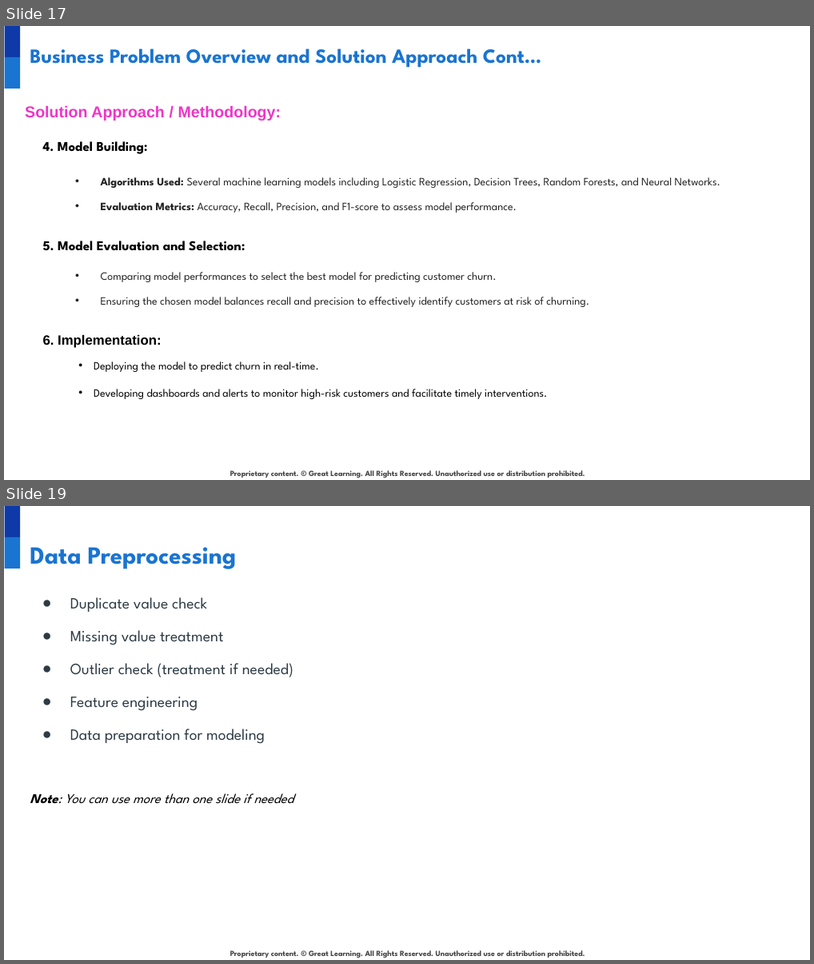
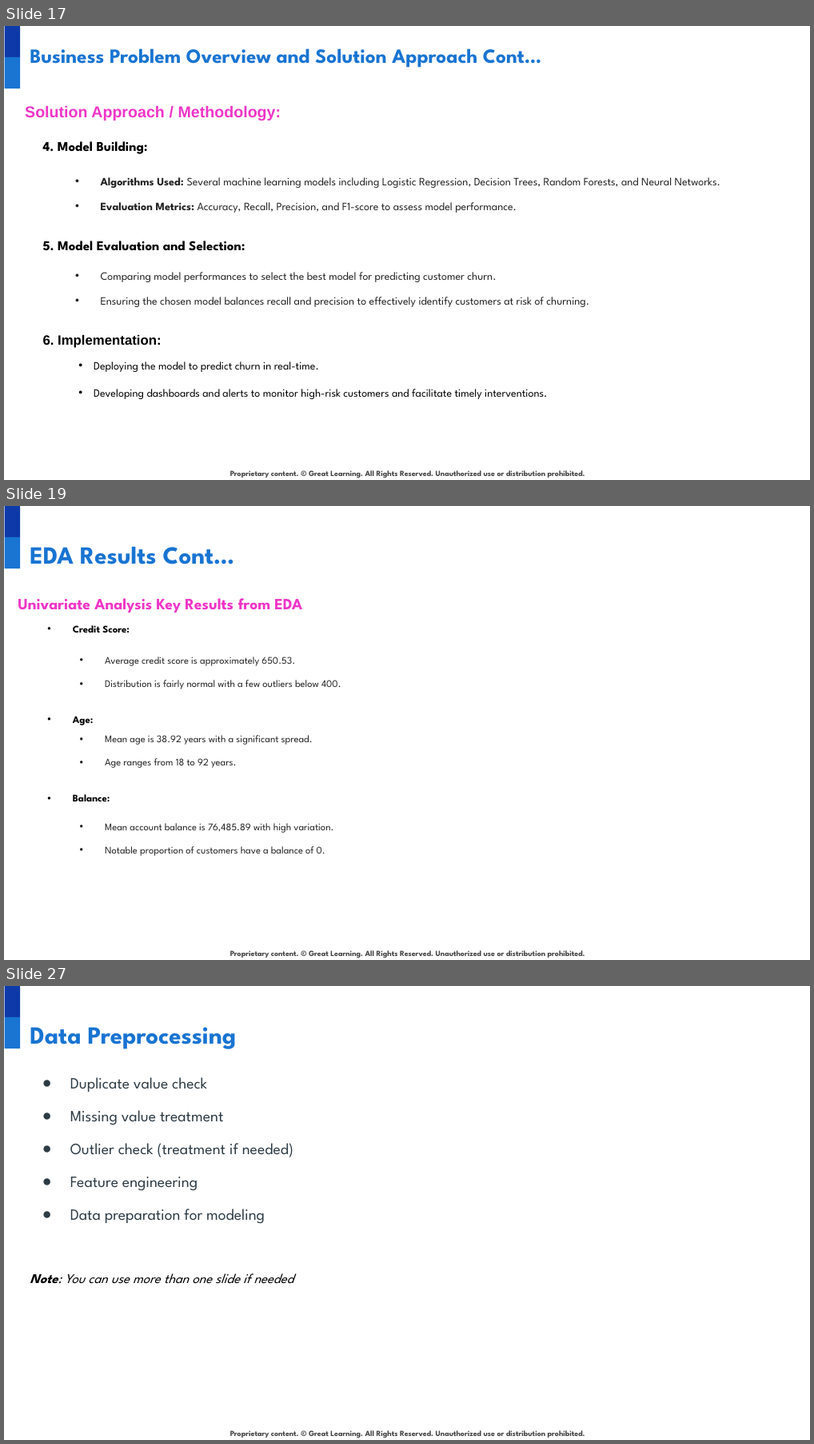
Before and after one commit to developer20sujeet/Python_For_AIML_DataScience, a slide deck: GreatLearningProject/NLP/1.Bank Churn Prediction/INN_Project_PresentationTemplate.pptx. Shown one above the other, each under a label of ours: slides 17 and 19 before the commit, slides 17, 19 and 27 after it; the slides between them are not shown. The pictures are 814x964 and 814x1444 pixels, drawn with LibreOffice and Linux fonts; fonts in the diff are those of the drawing; background and template pictures are left out. Boxes give left, top, right and bottom in pixels: in the first picture for what was removed or moved away, otherwise in the second. Text is boxed around its words. In the diff, an @@ line names an element or a change of style, - is before the commit and + after.

```diff
--- a/GreatLearningProject/NLP/1.Bank Churn Prediction/INN_Project_PresentationTemplate.pptx
+++ b/GreatLearningProject/NLP/1.Bank Churn Prediction/INN_Project_PresentationTemplate.pptx
@@ slide 19 added at (x1=4, y1=506, x2=810, y2=960), background #FFFFFF; not listed: 3 template elements that a slide beside it also shows @@
@@ title added at (x1=30, y1=546, x2=234, y2=564), 22 pt, text #1974D2, bold @@
+EDA Results Cont…
@@ text added at (x1=18, y1=598, x2=302, y2=612), 14 pt, text #EF35C7, bold @@
+Univariate Analysis Key Results from EDA
@@ text added at (x1=73, y1=625, x2=130, y2=632), 9 pt, text #000000, bold @@
+• Credit Score:
@@ text added at (x1=105, y1=656, x2=342, y2=689), 9 pt, text #222222 @@
+• Average credit score is approximately 650.53.
+• Distribution is fairly normal with a few outliers below 400.
@@ text added at (x1=73, y1=716, x2=93, y2=725), 9 pt, text #000000, bold @@
+• Age:
@@ text added at (x1=105, y1=735, x2=313, y2=768), 9 pt, text #222222 @@
+• Mean age is 38.92 years with a significant spread.
+• Age ranges from 18 to 92 years.
@@ text added at (x1=73, y1=794, x2=110, y2=801), 9 pt, text #000000, bold @@
+• Balance:
@@ text added at (x1=105, y1=823, x2=334, y2=856), 9 pt, text #222222 @@
+• Mean account balance is 76,485.89 with high variation.
+• Notable proportion of customers have a balance of 0.
@@ what was slide 19 is now slide 27 @@
```
Also in this commit, not shown: 2 slides changed, 10 other slides added, 2 other files.
